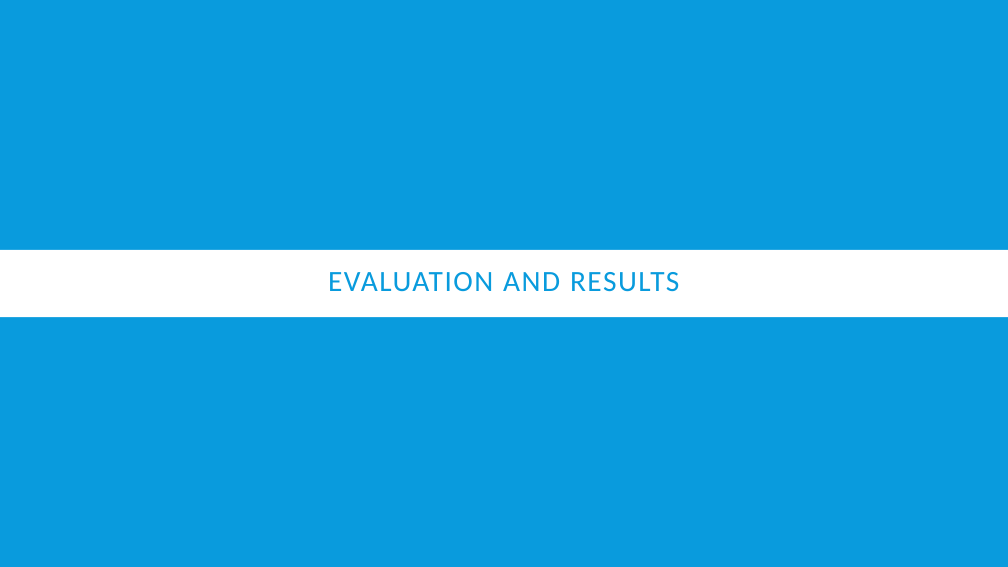
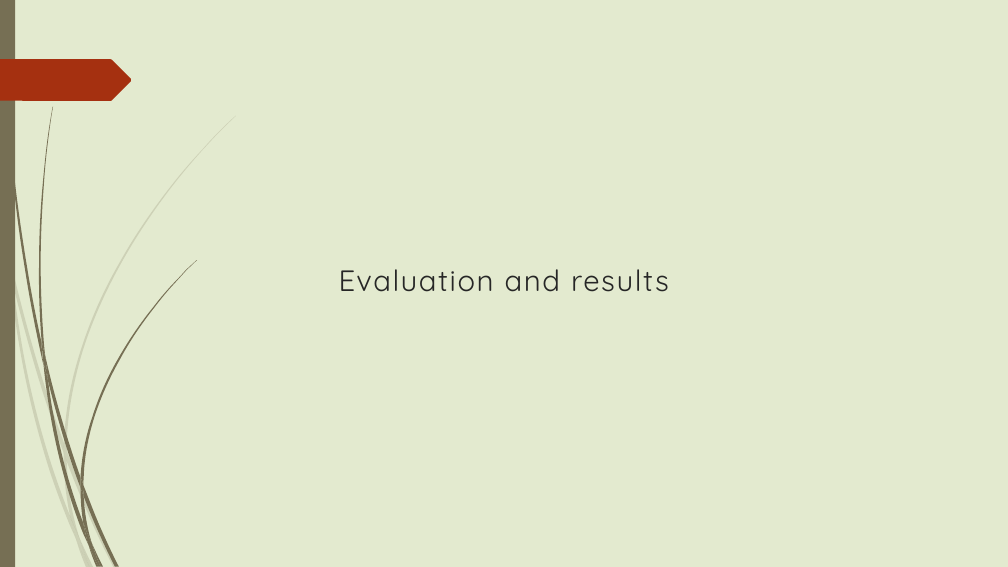
Before and after one commit to mitresh95/ImpactOfCrimeOnHousing, a slide deck: slide 15 of Presentation.pptx. Drawn at 1008x567 pixels with LibreOffice and Linux fonts; fonts in the diff are those of the drawing. Boxes give left, top, right and bottom in pixels: in the first picture for what was removed or moved away, otherwise in the second. Text is boxed around its words. In the diff, an @@ line names an element or a change of style, - is before the commit and + after.

```diff
--- a/Presentation.pptx
+++ b/Presentation.pptx
@@ background #099BDD to #E3EACF @@
@@ rectangle removed at [0, 14, 1008, 150] @@
@@ rectangle removed at [0, 0, 1008, 567] @@
@@ rectangle added at [0, 0, 15, 567], fill #766F54 @@
@@ freeform shape added at [0, 59, 132, 101], fill #A53010 @@
@@ rectangle removed at [0, 170, 1008, 321] @@
@@ rectangle removed at [0, 250, 1008, 317] @@
@@ title at [339, 269, 669, 292]: text changed; font Calibri to Quicksand; text colour #099BDD to #262626 @@
-EVALUATION AND RESULTS
+Evaluation and results
@@ group added at [0, 116, 236, 567]: 10 freeform shapes @@
@@ group added at [2, 0, 197, 567]: 12 freeform shapes @@
```
Also in this commit, not shown: 15 other slides changed.
